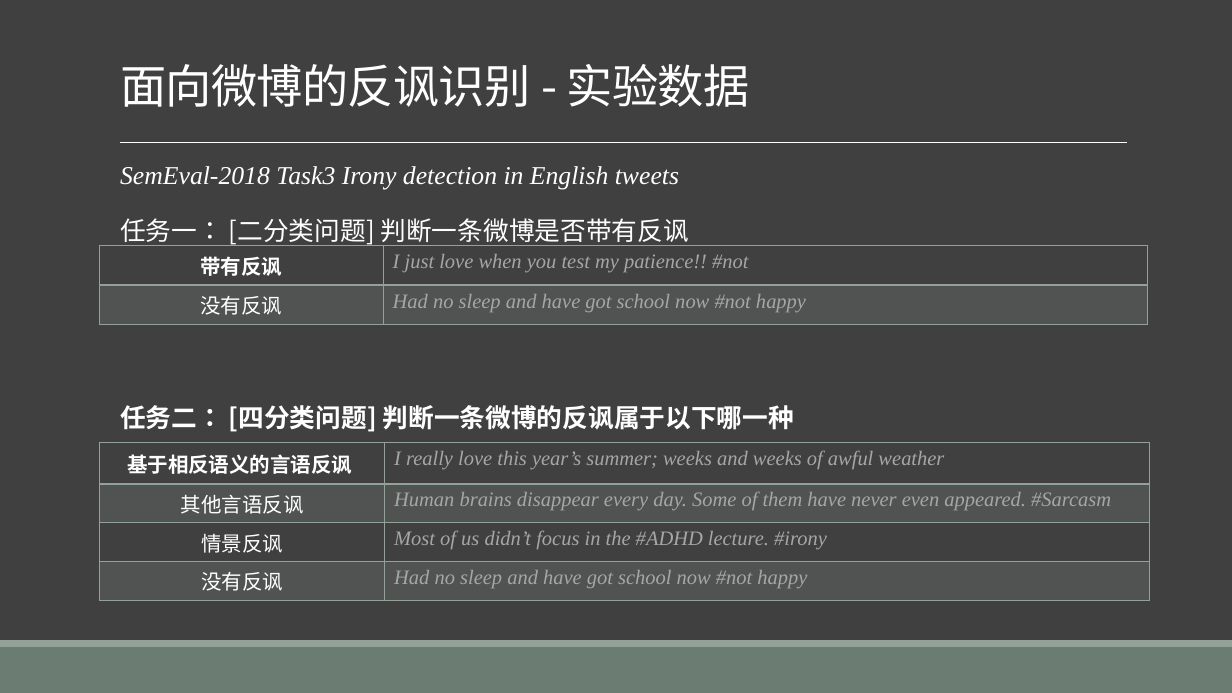
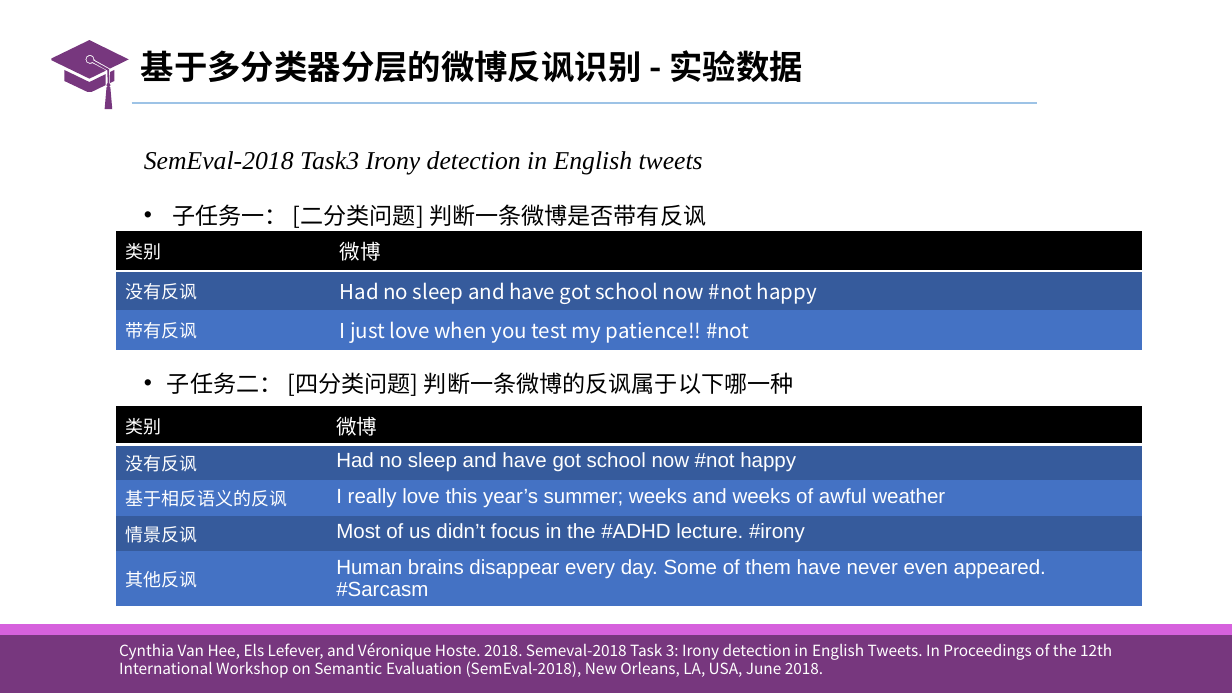
Before and after one commit to liangxh/grad2019, a slide deck: slide 16 of 计研163_梁锡豪_2016211014.pptx (slide 15 before the commit). Drawn at 1232x693 pixels with LibreOffice and Linux fonts; fonts in the diff are those of the drawing. Boxes give left, top, right and bottom in pixels: in the first picture for what was removed or moved away, otherwise in the second. Text is boxed around its words. In the diff, an @@ line names an element or a change of style, - is before the commit and + after.

```diff
--- a/计研163_梁锡豪_2016211014.pptx
+++ b/计研163_梁锡豪_2016211014.pptx
@@ background #404040 to #FFFFFF @@
@@ freeform shape added at (51,40,128,109), fill #77377E @@
@@ title "基于多分类器分层的微博反讽识别 - 实验数据" at (141,50,803,83): vertical alignment bottom to middle @@
@@ title at (141,50,803,83): text changed; size 36 to 26 pt; text colour #FFFFFF to #000000; bold on @@
-面向微博的反讽识别 - 实验数据
+基于多分类器分层的微博反讽识别 - 实验数据
@@ line added from (131, 104) to (1037, 104), #9DC3E6 1.5 pt @@
@@ line removed from (120, 142) to (1128, 142) @@
@@ text "SemEval-2018 Task3 Irony detection in ...": place and size @@
-text "SemEval-2018 Task3 Irony detection in ..." at (120,166,794,432)
+text "SemEval-2018 Task3 Irony detection in ..." at (144,151,794,396)
@@ text at (144,151,703,174): text colour #FFFFFF to #000000 in "SemEval-2018 Task3 Irony detection in English tweets"; bullet   to none; line spacing 0.9 to 1.5; less space between paragraphs @@
@@ text at (167,204,794,396): text changed; size 20 to 18 pt; text colour #FFFFFF to #000000; bold off @@
-  任务一： [二分类问题] 判断一条微博是否带有反讽
-  任务二： [四分类问题] 判断一条微博的反讽属于以下哪一种
+• 子任务一： [二分类问题] 判断一条微博是否带有反讽
+• 子任务二： [四分类问题] 判断一条微博的反讽属于以下哪一种
@@ table at (116,231,1142,349) @@
+row 1: 类别 | 微博
+row 2: 没有反讽 | Had no sleep and have got school now #not happy
-row 2: 没有反讽 | Had no sleep and have got school now #not happy
@@ table: place and size @@
-table at (99,246,1148,324)
+table at (116,231,1142,349)
@@ table at (116,406,1142,600) @@
-row 1: 基于相反语义的言语反讽 | I really love this year’s summer; weeks and weeks of awful weather
-row 2: 其他言语反讽 | Human brains disappear every day. Some of them have never even appeared. #Sarcasm
+row 1: 类别 | 微博
+row 2: 没有反讽 | Had no sleep and have got school now #not happy
+row 3: 基于相反语义的反讽 | I really love this year’s summer; weeks and weeks of awful weather
-row 5, column 1: 没有反讽
+row 5, column 1: 其他反讽
-row 5, column 2: Had no sleep and have got school now #not happy
+row 5, column 2: Human brains disappear every day. Some of them have never even appeared. #Sarcasm
@@ table: place and size @@
-table at (99,443,1149,595)
+table at (116,406,1142,600)
@@ rectangle added at (0,625,1232,693), fill #77377E @@
@@ rectangle added at (0,625,1232,636), fill #D661DD @@
@@ rectangle removed at (0,647,1232,693) @@
@@ rectangle removed at (0,640,1232,647) @@
@@ text added at (119,643,1112,678), 12 pt, text #FFFFFF @@
+Cynthia Van Hee, Els Lefever, and Véronique Hoste. 2018. Semeval-2018 Task 3: Irony detection in English Tweets. In Proceedings of the 12th International Workshop on Semantic Evaluation (SemEval-2018), New Orleans, LA, USA, June 2018.
```
Also in this commit, not shown: 26 other slides changed, 32 slides added, 8 slides removed, 9 other files.
